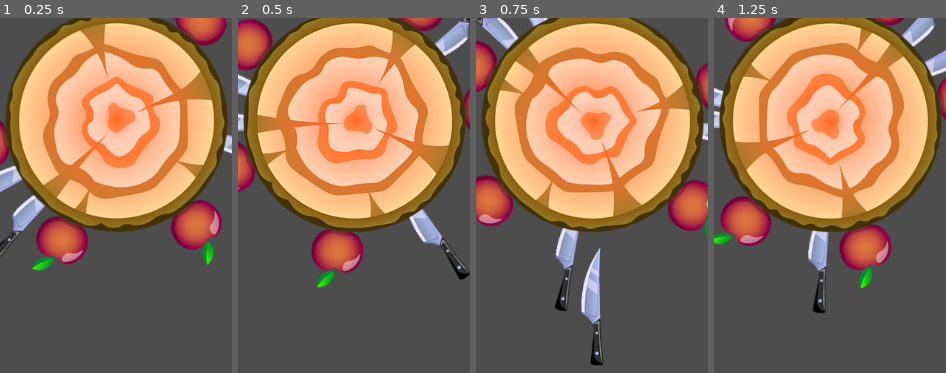
Above: before the commit, frames 1-4 (left to right).
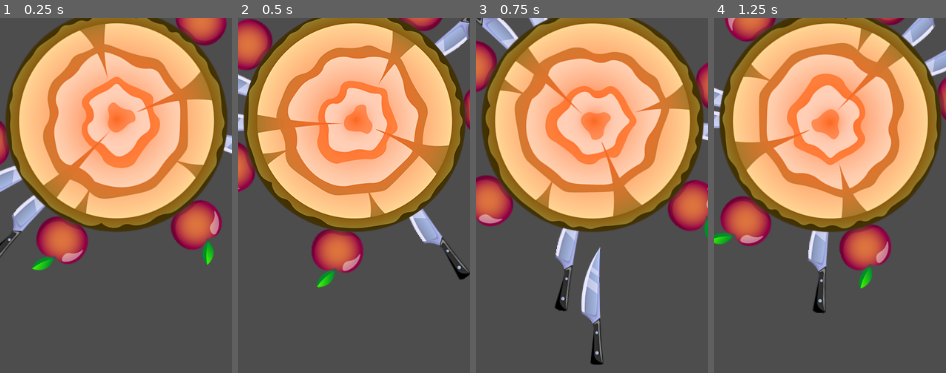
Above: after the commit, the same moments.

Repository: top-it-090304/Spin-Target
Game: Godot game, scene res://scens/game.tscn
Two runs of this game, one before a commit and one after it. Both use one fixed random seed, a clock stepped at 60 frames per second and the inputs below.
Inputs (mouse positions are % of the whole screen's width and height, from its top left):
- Up to frame 1 (0.25 s): no input
- Up to frame 2 (0.5 s): no input
- Up to frame 3 (0.75 s): move the mouse to (83, 38) at 0.52 s; click (83, 38) at 0.67 s
- Up to frame 4 (1.25 s): no input
The pictures show only the part of the screen within x 32-82%, y 14-64%; the shares and areas given below are measured in that part.

Frames 1-2 are identical in both runs. In frame 3, less than 0.1% of the frame differs, in the area x 45-55%, y 64-98%; in frame 4, nothing differs.

Commit message:
Создал машину состояний для поведения ножа

Diff:
--- a/spin-target/elements/knife/knife.gd
+++ b/spin-target/elements/knife/knife.gd
@@ -1,23 +1,43 @@
 extends CharacterBody2D
 
-var is_flying := false
+enum State {IDLE, FLY_TO_TARGET, FLY_AWAY}
+var state := State.IDLE
+
 var speed := 4500.0
+var fly_away_speed := 1000.0
+var fly_away_rotation_speed := 1500.0
+var fly_away_diraction := Vector2.DOWN
+var flay_away_diviation := PI / 8.0
+
+func change_state(new_state: State):
+	state = new_state
 
 func _physics_process(delta: float):
-	if is_flying:
-		var collision := move_and_collide(Vector2.UP * speed * delta)
-		if collision:
-			handle_collision(collision)
+	match state:
+		State.FLY_AWAY:
+			global_position += fly_away_diraction * fly_away_speed * delta
+			rotation += fly_away_rotation_speed * delta
 
+		State.FLY_TO_TARGET:
+			var collision := move_and_collide(Vector2.UP * speed * delta)
+			if collision:
+				handle_collision(collision)
+
+func throw_away(direction: Vector2):
+	var diraction_diviation = Globals.rmg.randf_range(-flay_away_diviation, flay_away_diviation)
+	fly_away_diraction = direction.rotated(diraction_diviation)
+	change_state(State.FLY_AWAY)
 
 func throw():
-	is_flying = true
+	change_state(State.FLY_TO_TARGET)
 
 func handle_collision(collision: KinematicCollision2D):
 	var collider := collision.get_collider()
 	if collider is Target:
 		add_knife_to_target(collider)
-		is_flying = false
+		change_state(State.IDLE)
+	else:
+		throw_away(collision.get_normal())
 
 func add_knife_to_target(target: Target):
 	get_parent().remove_child(self)
--- a/spin-target/elements/knife/knife.tscn
+++ b/spin-target/elements/knife/knife.tscn
@@ -4,8 +4,8 @@
 [ext_resource type="Script" uid="uid://ruqqc8gmoblb" path="res://elements/knife/knife.gd" id="1_qnewu"]
 
 [sub_resource type="CapsuleShape2D" id="CapsuleShape2D_qnewu"]
-radius = 11.0
-height = 164.0
+radius = 12.0
+height = 150.0
 
 [node name="Knife" type="CharacterBody2D"]
 collision_layer = 2
@@ -16,5 +16,4 @@
 texture = ExtResource("1_kf51n")
 
 [node name="CollisionShape2D" type="CollisionShape2D" parent="."]
-position = Vector2(-2, 3)
 shape = SubResource("CapsuleShape2D_qnewu")
